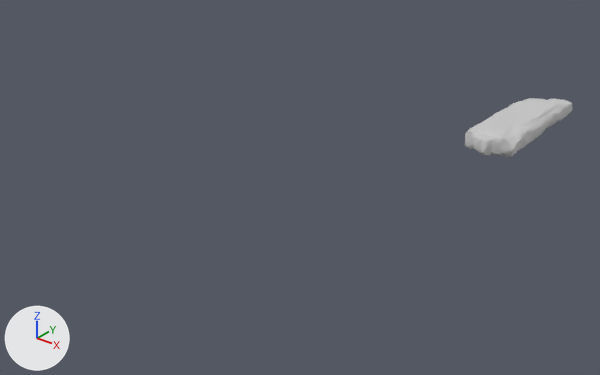
Before and after pictures for a commit that changed the FBX model Assets/Graph/Meshes/TERRAIN/SM_rock_L_C_LOD1.fbx.
Before and after are seen from a 50 mm camera at (82.3, -198.6, 61.7) aimed at (-1.6, -93.8, -3.4). Arrows for +X, +Y and +Z are at lower left; the lights stay in place. Both versions are drawn at frame 1 of the action 'Take 001'; the numbers are the values there.

The first picture shows 'SM_rock_L_C_LOD1'.
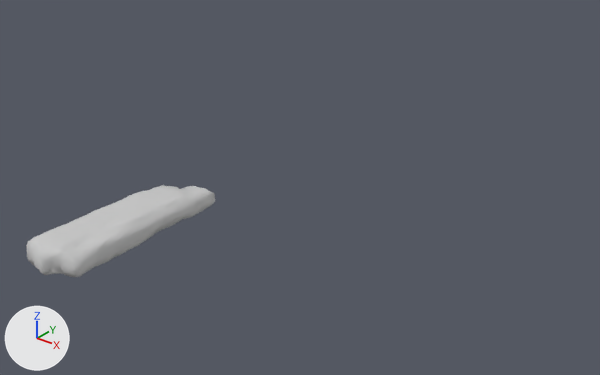
Scene script edits in JSON lines:
```json
{"op": "set", "path": "ob_sm_rock_l_c_lod1.location", "old": "(18.8, -48.6, 0.0)", "new": "(-10.5, -127.0, 0.0)"}
```

Pixel boxes (x1, y1, x2, y2) of what changed, in the pictures (600 x 375 px):
```json
{"object": "SM_rock_L_C_LOD1", "change": "moved", "before": [465, 98, 573, 157], "after": [26, 185, 215, 277]}
```
